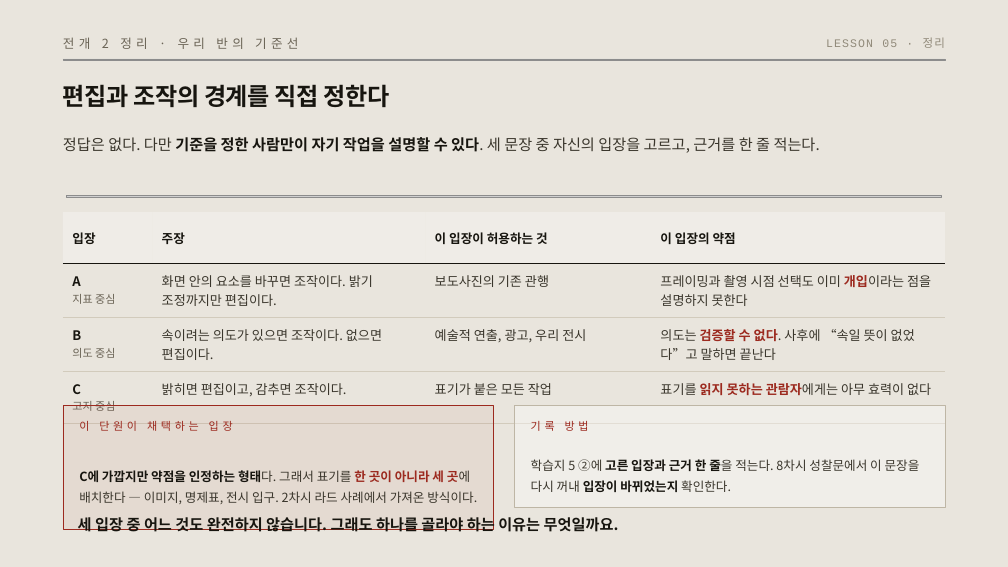
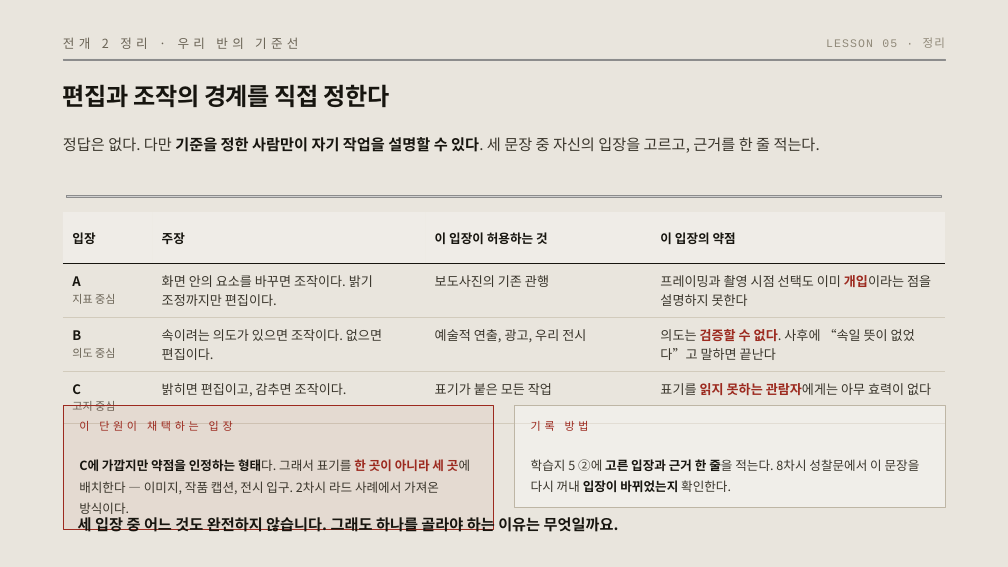
Before and after one commit to miran-artcode/museum, a slide deck: slide 17 of ppt/5차시_학생용_문장이_이미지를_결정한다.pptx. Drawn at 1008x567 pixels with LibreOffice and Linux fonts; fonts in the diff are those of the drawing; grey boxes stand for pictures; background and template pictures are left out. Boxes give left, top, right and bottom in pixels: in the first picture for what was removed or moved away, otherwise in the second. Text is boxed around its words. In the diff, an @@ line names an element or a change of style, - is before the commit and + after.

Commit message:
체크포인트 — 캡션 두 장 비교 자료 작업 전 저장

```diff
--- a/ppt/5차시_학생용_문장이_이미지를_결정한다.pptx
+++ b/ppt/5차시_학생용_문장이_이미지를_결정한다.pptx
@@ text at [79, 459, 470, 514]: text changed @@
-C에 가깝지만 약점을 인정하는 형태다. 그래서 표기를 한 곳이 아니라 세 곳에 배치한다 — 이미지, 명제표, 전시 입구. 2차시 라드 사례에서 가져온 방식이다.
+C에 가깝지만 약점을 인정하는 형태다. 그래서 표기를 한 곳이 아니라 세 곳에 배치한다 — 이미지, 작품 캡션, 전시 입구. 2차시 라드 사례에서 가져온 방식이다.
```
Also in this commit, not shown: 10 other slides changed, 40 other files.
